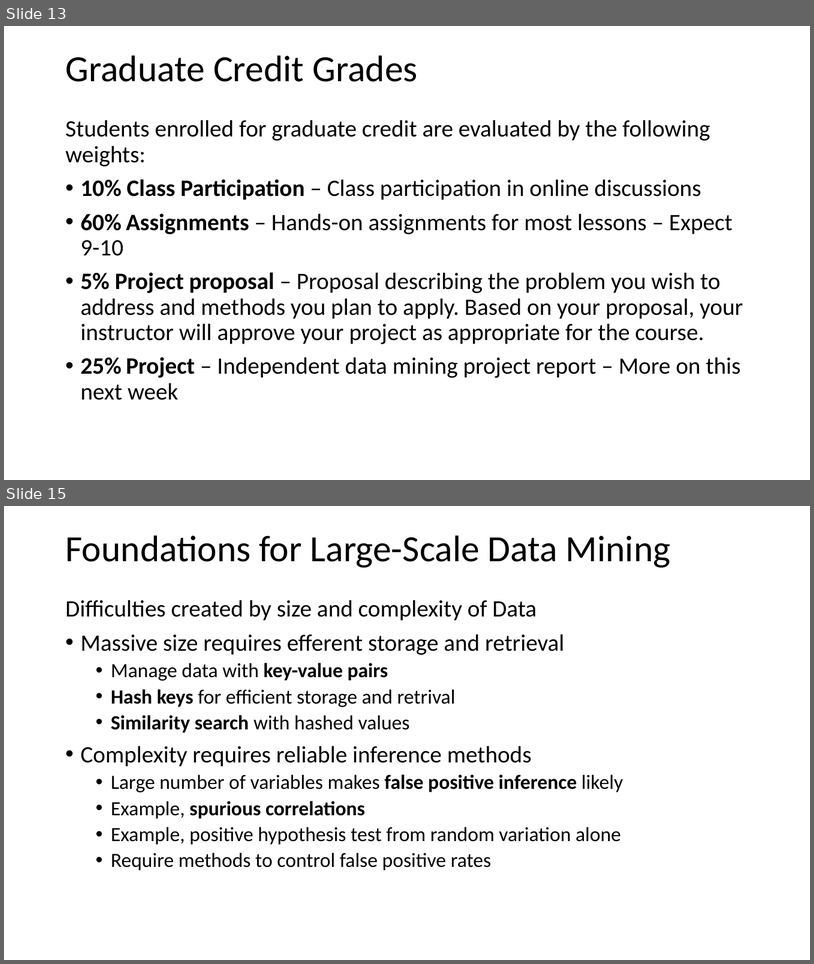
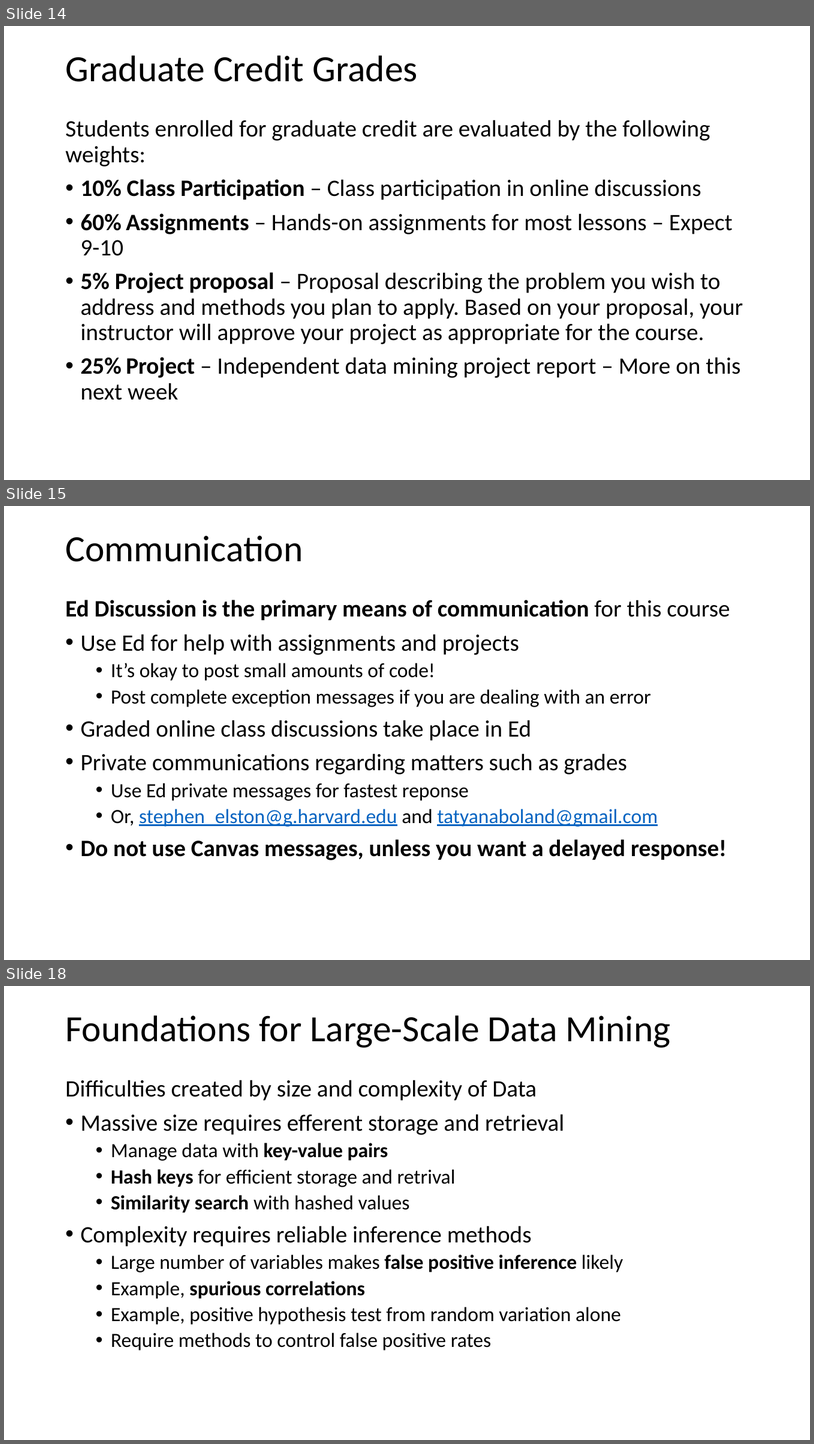
Before and after one commit to StephenElston/CSCI-E-108, a slide deck: slides/1_Introduction.pptx. Shown one above the other, each under a label of ours: slides 13 and 15 before the commit, slides 14, 15 and 18 after it; the slides between them are not shown. The pictures are 814x964 and 814x1444 pixels, drawn with LibreOffice and Linux fonts; fonts in the diff are those of the drawing. Boxes give left, top, right and bottom in pixels: in the first picture for what was removed or moved away, otherwise in the second. Text is boxed around its words. In the diff, an @@ line names an element or a change of style, - is before the commit and + after.

Commit message:
Updated slides for summer school, added communication slide

```diff
--- a/slides/1_Introduction.pptx
+++ b/slides/1_Introduction.pptx
@@ slide 15 added at box(4, 506, 810, 960), background #FFFFFF @@
@@ text added at box(65, 535, 303, 562), 44 pt, text #000000 @@
+Communication
@@ text added at box(65, 600, 730, 860), 28 pt, text #000000 @@
+Ed Discussion is the primary means of communication for this course
+• Use Ed for help with assignments and projects
+  • It’s okay to post small amounts of code!
+  • Post complete exception messages if you are dealing with an error
+• Graded online class discussions take place in Ed
+• Private communications regarding matters such as grades
+  • Use Ed private messages for fastest reponse
+  • Or, stephen_elston@g.harvard.edu and tatyanaboland@gmail.com
+• Do not use Canvas messages, unless you want a delayed response!
@@ what was slide 13 is now slide 14 @@
@@ what was slide 15 is now slide 18 @@
```
Also in this commit, not shown: 4 slides changed, 2 other slides added.
